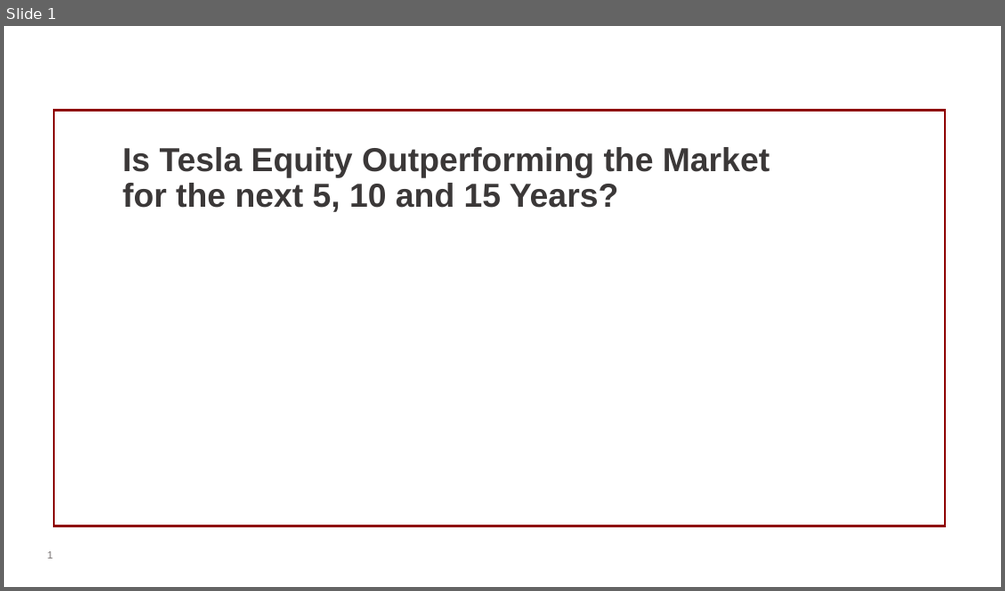
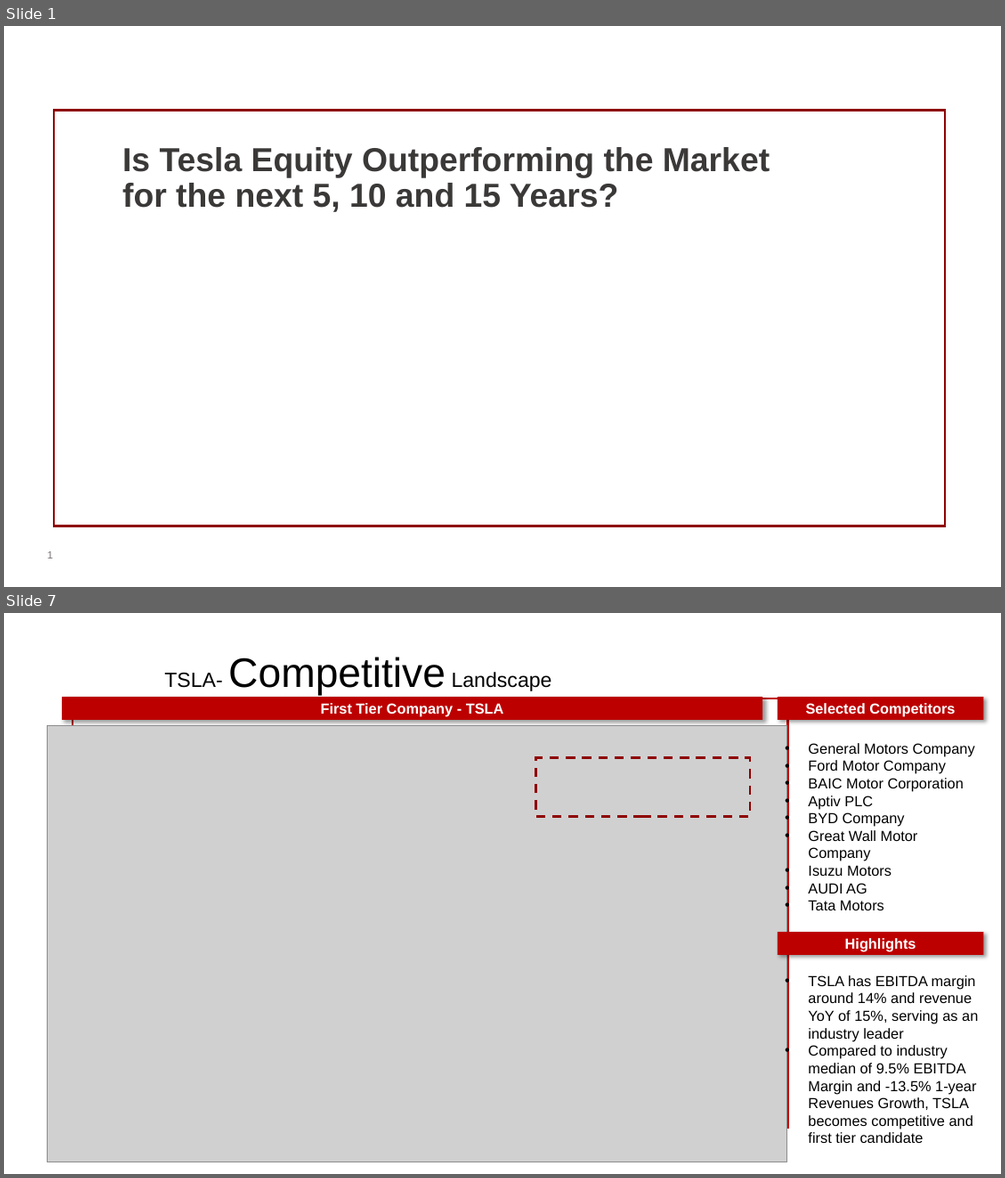
Before and after one commit to shonaqvi/Your-Next-Investment-, a slide deck: Slide_Template/TSLA deck.pptx. Shown one above the other, each under a label of ours: slide 1 before the commit, slides 1 and 7 after it; the slides between them are not shown. The pictures are 1005x591 and 1005x1178 pixels, drawn with LibreOffice and Linux fonts; fonts in the diff are those of the drawing; grey boxes stand for pictures; background and template pictures are left out. Boxes give left, top, right and bottom in pixels: in the first picture for what was removed or moved away, otherwise in the second. Text is boxed around its words. In the diff, an @@ line names an element or a change of style, - is before the commit and + after.

Commit message:
updated TSLA deck

```diff
--- a/Slide_Template/TSLA deck.pptx
+++ b/Slide_Template/TSLA deck.pptx
@@ slide 7 added at box(4, 613, 1001, 1174), background picture (left out) @@
@@ title added at box(164, 657, 552, 696), 19.8 pt, text #000000 @@
+TSLA- Competitive Landscape
@@ rectangle added at box(63, 697, 763, 720), fill #BC0000, 14 pt, text #FFFFFF, bold @@
+First Tier Company - TSLA
@@ rectangle added at box(73, 698, 788, 1127), outline #C00000 2.25 pt @@
@@ rectangle added at box(778, 697, 985, 720), fill #BC0000, 14 pt, text #FFFFFF, bold @@
+Selected Competitors
@@ picture added at box(47, 725, 787, 1161) @@
@@ text added at box(808, 743, 975, 910), 14 pt, text #000000 @@
+• General Motors Company
+• Ford Motor Company
+• BAIC Motor Corporation
+• Aptiv PLC
+• BYD Company
+• Great Wall Motor Company
+• Isuzu Motors
+• AUDI AG
+• Tata Motors
@@ rectangle added at box(535, 758, 750, 817), outline #8E0000 2.25 pt dashed @@
@@ rectangle added at box(778, 932, 985, 955), fill #BC0000, 14 pt, text #FFFFFF, bold @@
+Highlights
@@ text added at box(808, 975, 978, 1143), 14 pt, text #000000 @@
+• TSLA has EBITDA margin around 14% and revenue YoY of 15%, serving as an industry leader
+• Compared to industry median of 9.5% EBITDA Margin and -13.5% 1-year Revenues Growth, TSLA becomes competitive and first tier candidate
@@ page number added at box(47, 1133, 271, 1163), 10 pt, text #8C8C8C @@
+7
```
Also in this commit, not shown: 3 slides changed, 8 other slides added, 6 slides removed, 8 other files.
